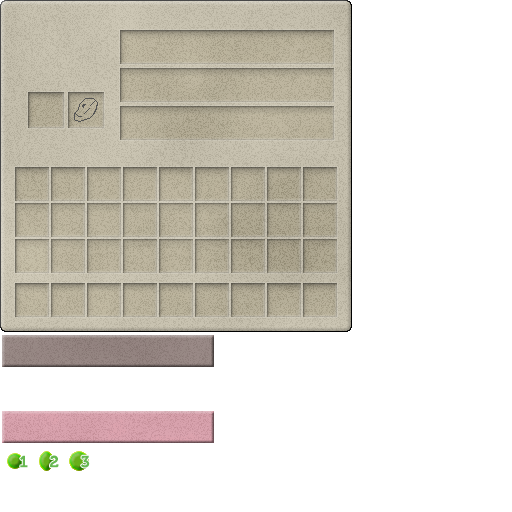
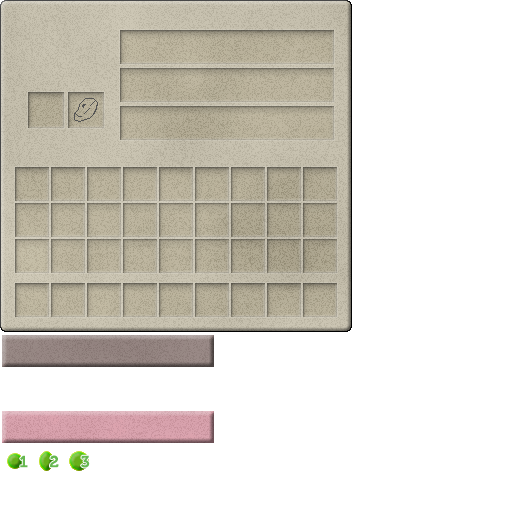
Layered file, before and after one edit (512x512). Changes by layer:
painted on "GUI - Standard Square" over [2, 2, 351, 331]
